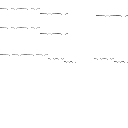
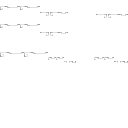
Revision of a layered 128x128 image; what changed, layer by layer:
added layer "flow" in group "trims" over 0, 6, 128, 63
hid "raiser", painted on it over 0, 6, 128, 63
